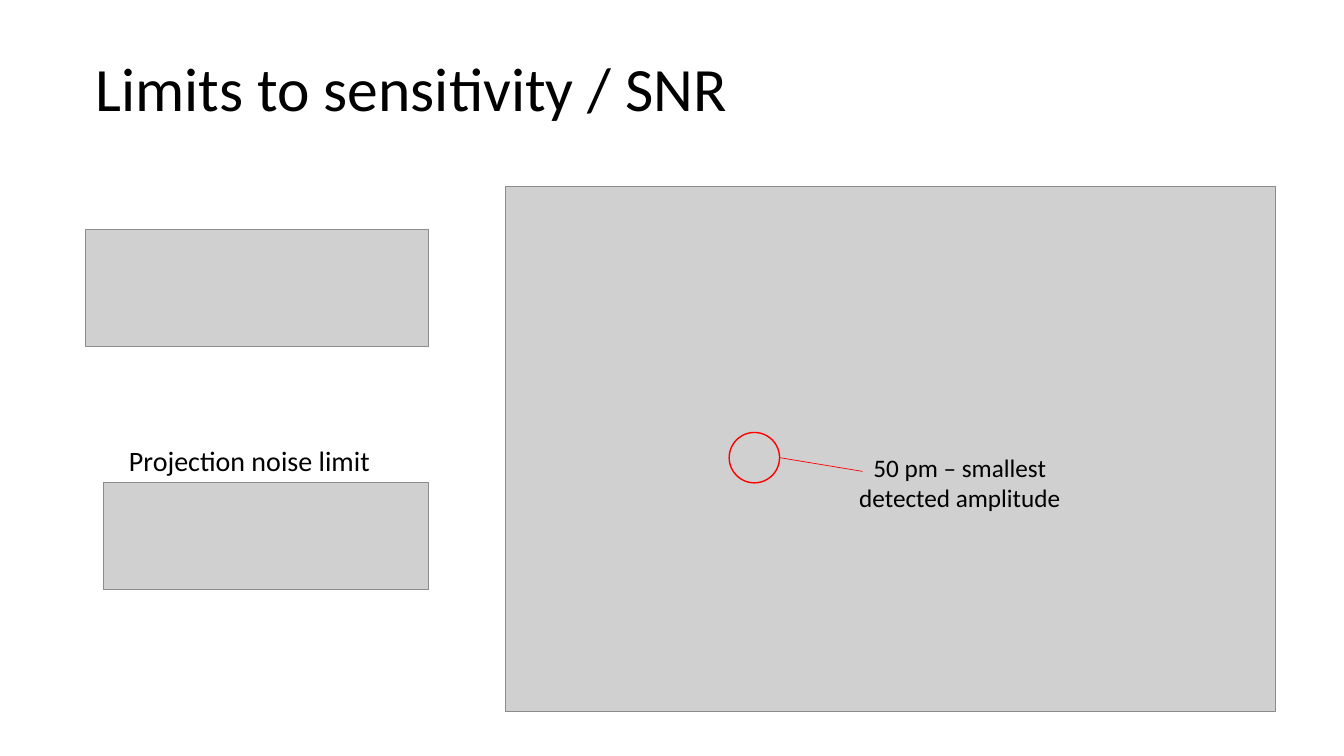
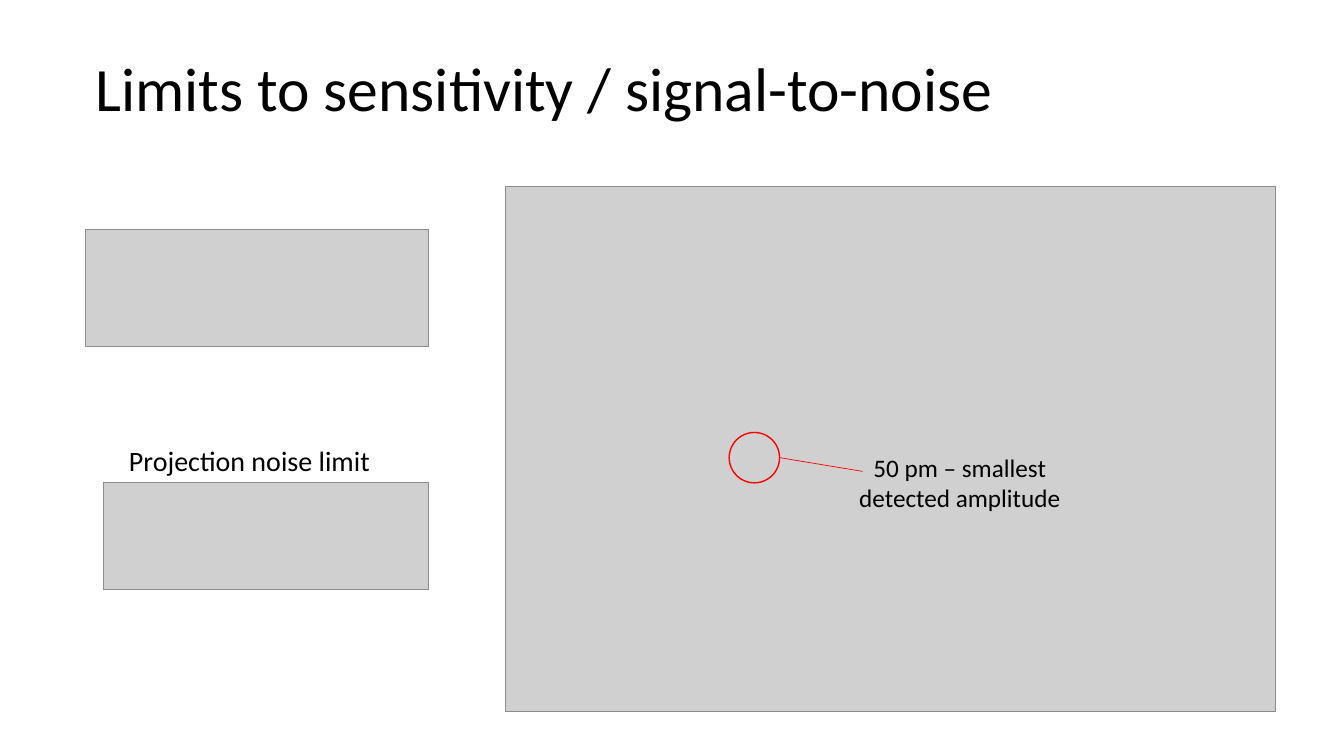
Before and after one commit to kgilmo/amplitude_sensing_paper, a slide deck: slide 6 of amplitude_sensing_penning.pptx. Drawn at 1344x756 pixels with LibreOffice and Linux fonts; fonts in the diff are those of the drawing; grey boxes stand for pictures. Boxes give left, top, right and bottom in pixels: in the first picture for what was removed or moved away, otherwise in the second. Text is boxed around its words. In the diff, an @@ line names an element or a change of style, - is before the commit and + after.

```diff
--- a/amplitude_sensing_penning.pptx
+++ b/amplitude_sensing_penning.pptx
@@ title at bbox=[96, 68, 992, 122]: text changed @@
-Limits to sensitivity / SNR
+Limits to sensitivity / signal-to-noise
```
Also in this commit, not shown: 5 other slides changed.
